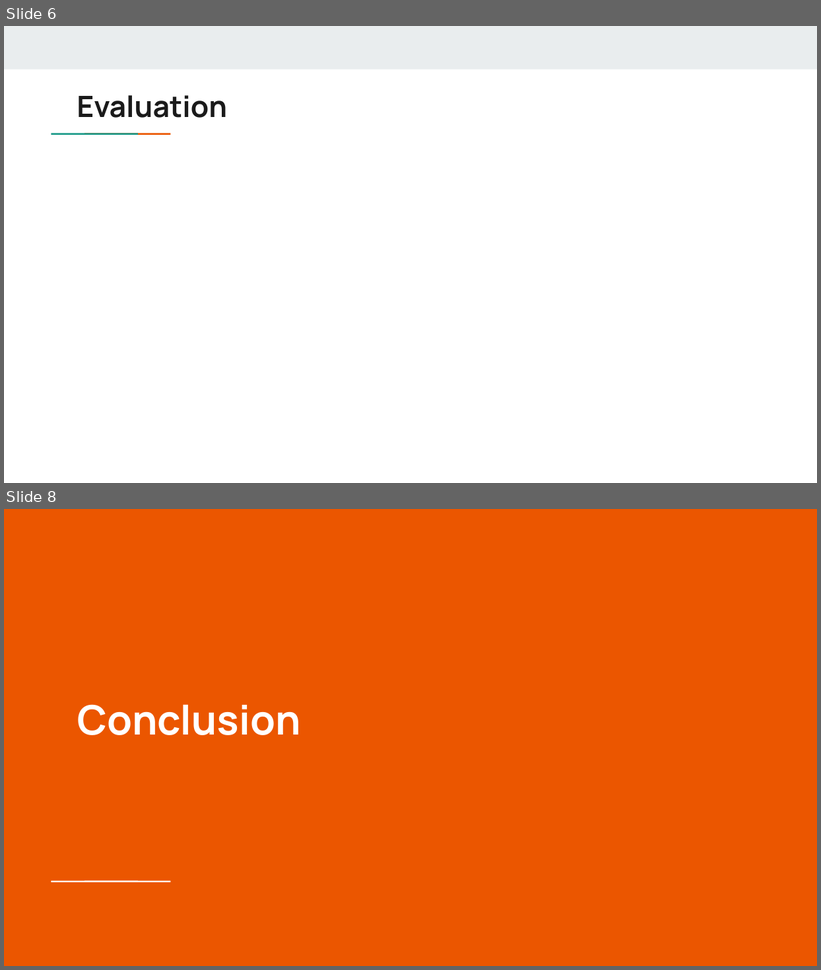
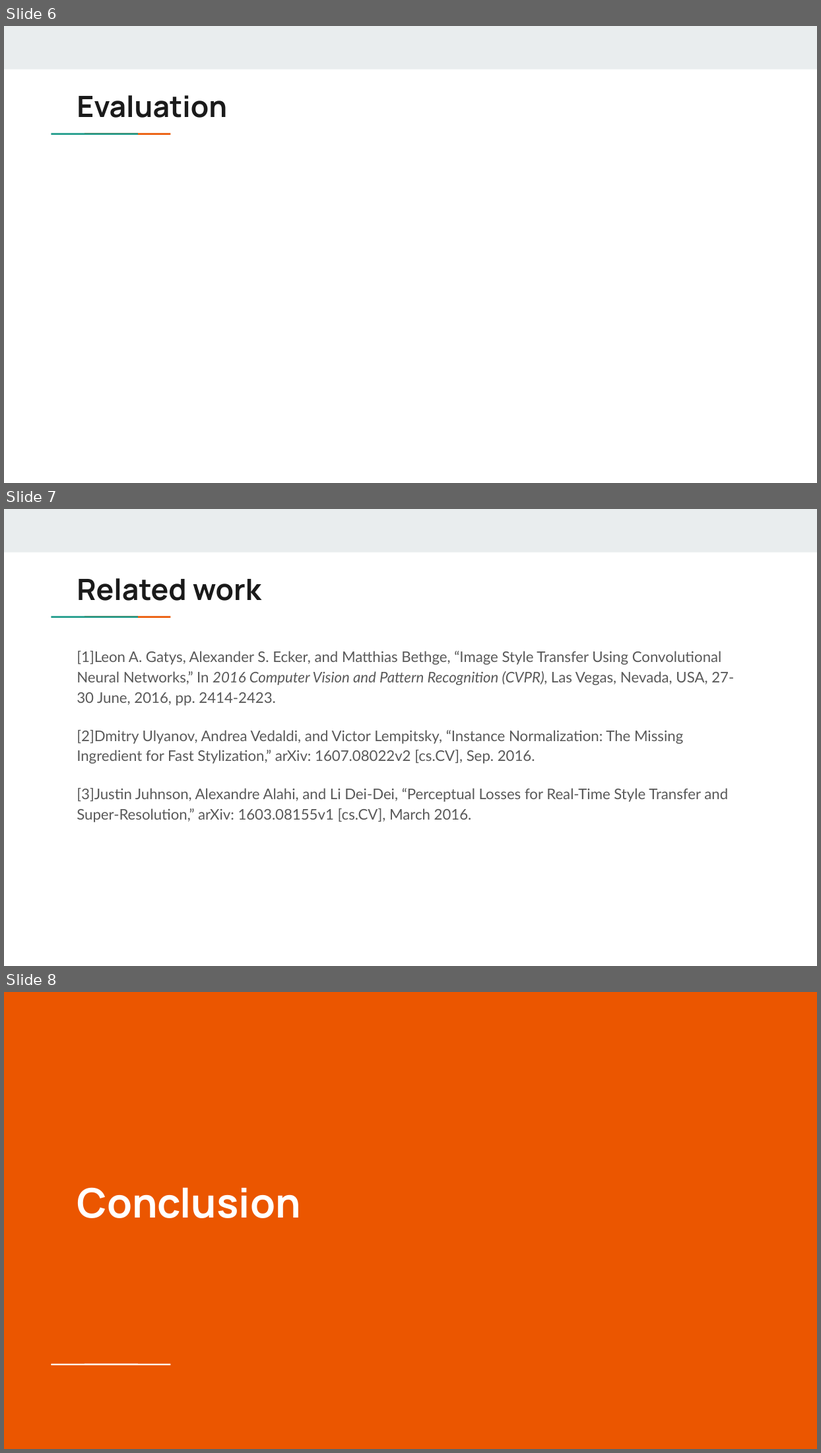
Before and after one commit to SunnerLi/FastChi, a slide deck: PP final project.pptx. Shown one above the other, each under a label of ours: slides 6 and 8 before the commit, slides 6, 7 and 8 after it; the slides between them are not shown. The pictures are 821x970 and 821x1453 pixels, drawn with LibreOffice and Linux fonts; fonts in the diff are those of the drawing. Boxes give left, top, right and bottom in pixels: in the first picture for what was removed or moved away, otherwise in the second. Text is boxed around its words. In the diff, an @@ line names an element or a change of style, - is before the commit and + after.

```diff
--- a/PP final project.pptx
+++ b/PP final project.pptx
@@ slide 7 added at (x1=4, y1=509, x2=817, y2=966), background #FFFFFF; not listed: 3 template elements that a slide beside it also shows @@
@@ title added at (x1=77, y1=578, x2=261, y2=601), 26 pt, text #1A1A1A, bold @@
+Related work
@@ text added at (x1=77, y1=651, x2=734, y2=823), 13 pt, text #595959 @@
+[1]Leon A. Gatys, Alexander S. Ecker, and Matthias Bethge, “Image Style Transfer Using Convolutional Neural Networks,” In 2016 Computer Vision and Pattern Recognition (CVPR), Las Vegas, Nevada, USA, 27-30 June, 2016, pp. 2414-2423.
+[2]Dmitry Ulyanov, Andrea Vedaldi, and Victor Lempitsky, “Instance Normalization: The Missing Ingredient for Fast Stylization,” arXiv: 1607.08022v2 [cs.CV], Sep. 2016.
+[3]Justin Juhnson, Alexandre Alahi, and Li Dei-Dei, “Perceptual Losses for Real-Time Style Transfer and Super-Resolution,” arXiv: 1603.08155v1 [cs.CV], March 2016.
```
Also in this commit, not shown: 1 slide changed, 3 other slides added, 4 slides removed, 2 other files.
